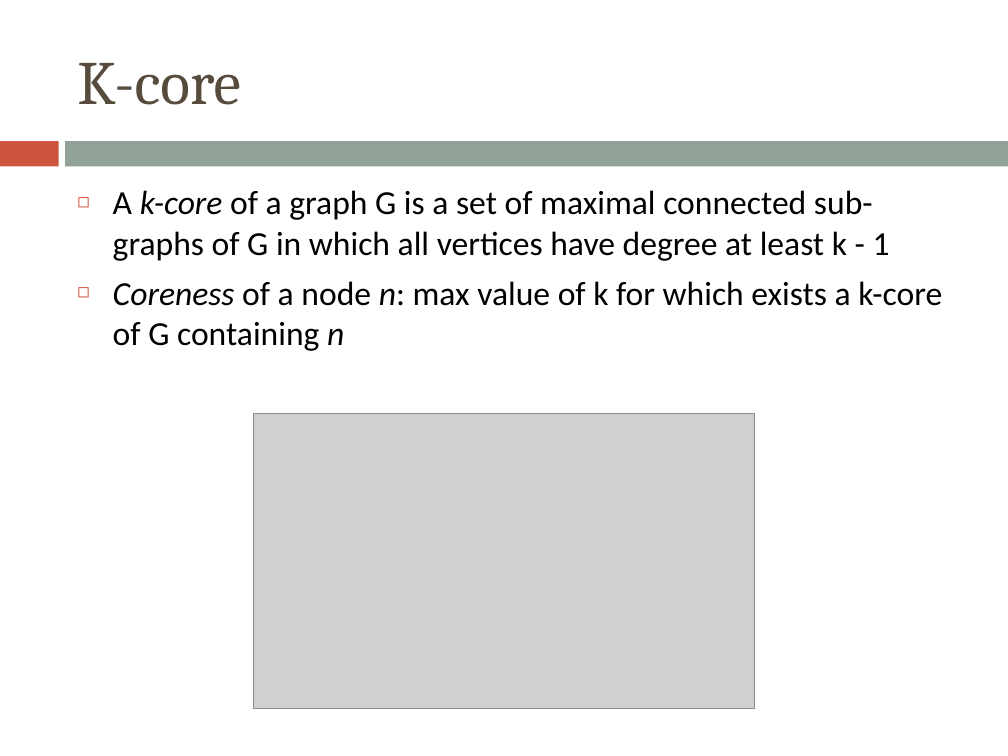
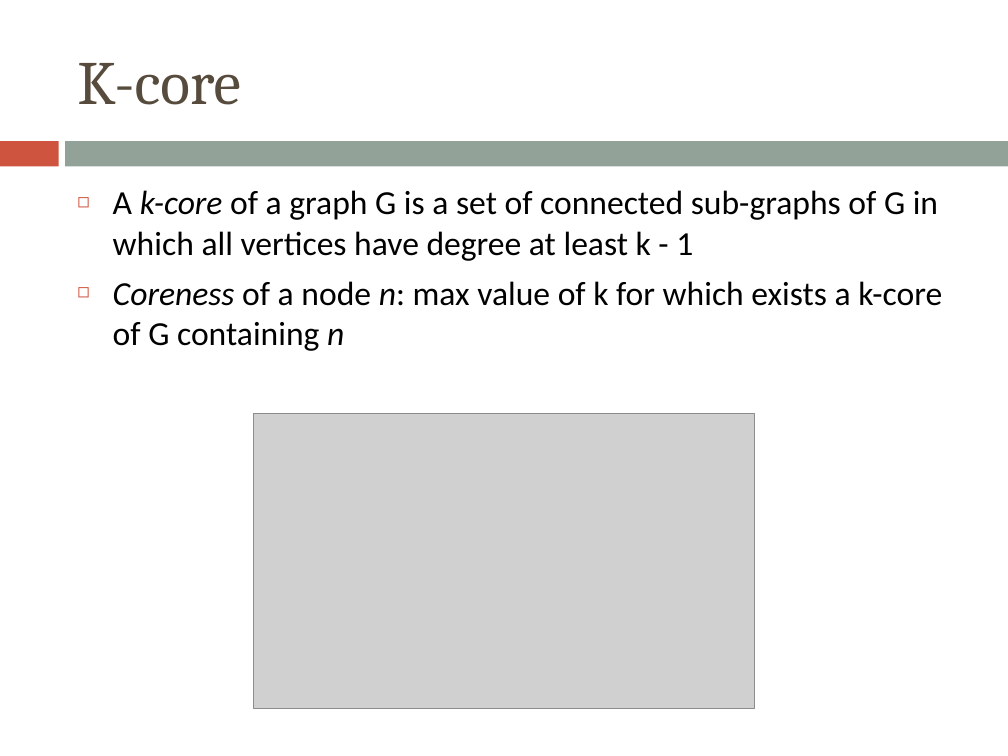
Before and after one commit to morellid/k-dense, a slide deck: slide 3 of presentation/kcore-kdense.pptx. Drawn at 1008x756 pixels with LibreOffice and Linux fonts; fonts in the diff are those of the drawing; grey boxes stand for pictures. Boxes give left, top, right and bottom in pixels: in the first picture for what was removed or moved away, otherwise in the second. Text is boxed around its words. In the diff, an @@ line names an element or a change of style, - is before the commit and + after.

Commit message:
rimossa parole massimale da slide 3 e 4

```diff
--- a/presentation/kcore-kdense.pptx
+++ b/presentation/kcore-kdense.pptx
@@ text at (x1=113, y1=190, x2=938, y2=261): text changed @@
-◻ A k-core of a graph G is a set of maximal connected sub-graphs of G in which all vertices have degree at least k - 1
+◻ A k-core of a graph G is a set of connected sub-graphs of G in which all vertices have degree at least k - 1
```
Also in this commit, not shown: 1 other slide changed.
